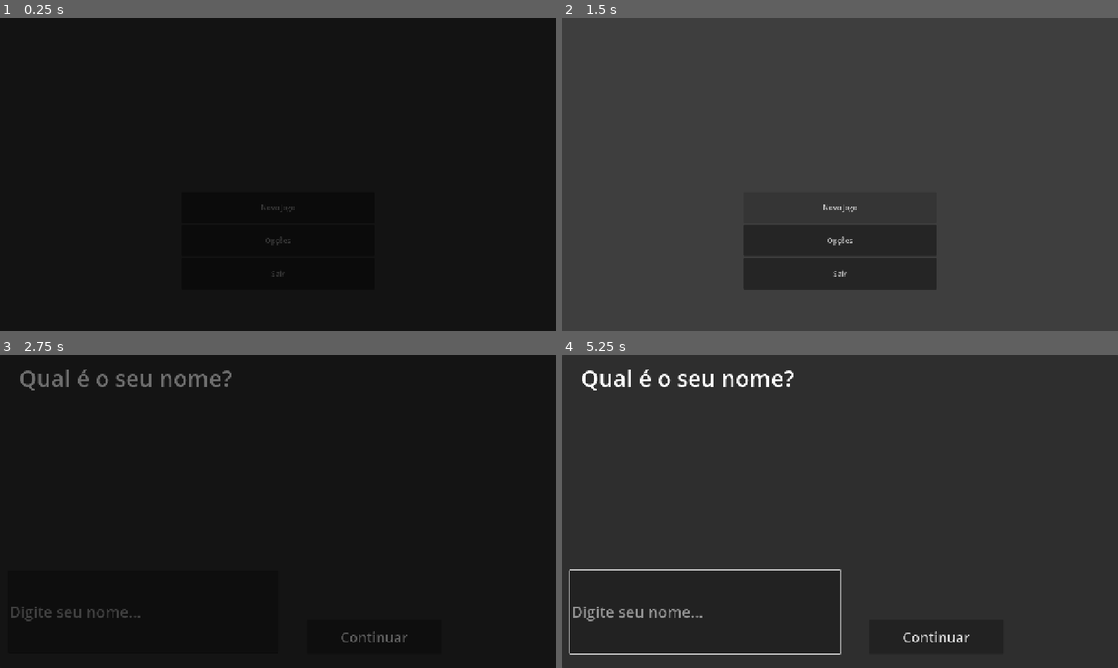
Above: before the commit, frames 1-4 (two rows, left to right).
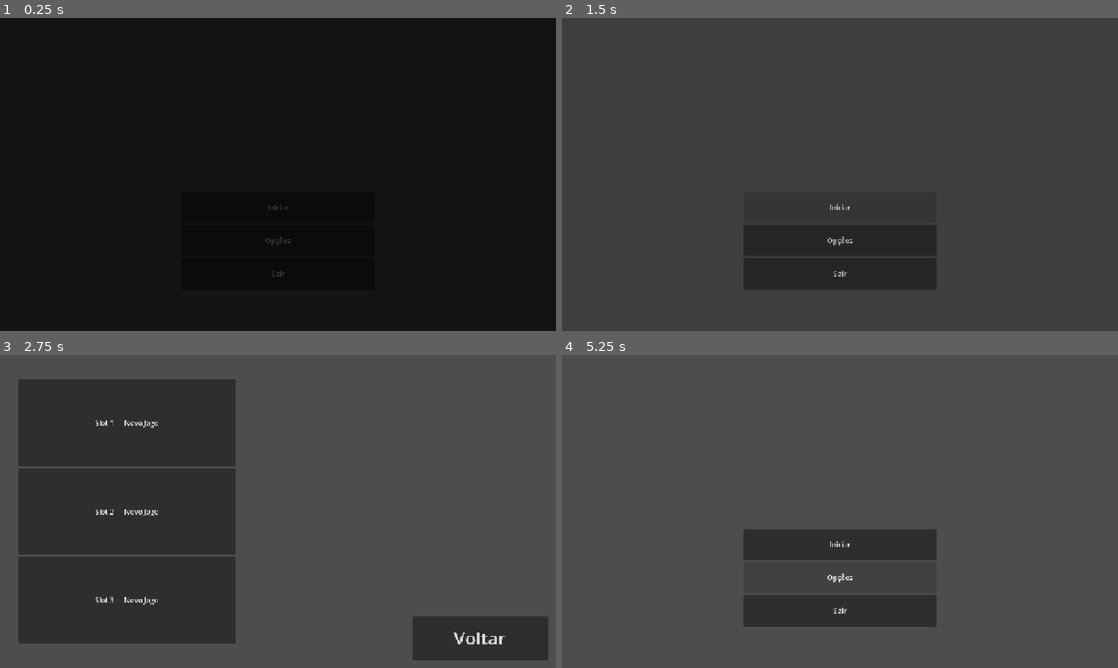
Above: after the commit, the same moments.

Repository: iMnth4sK/Day-by-Day
Game: Godot game, scene res://Scenes/Main Menu/MainMenu.tscn
Two runs of this game, one before a commit and one after it. Both use one fixed random seed, a clock stepped at 60 frames per second and the inputs below.
Inputs (mouse positions are in pixels of both pictures, inside the frame that each line leads up to):
- Up to frame 1 (0.25 s): no input
- Up to frame 2 (1.5 s): click (840, 208) at 0.5 s, where only the run after the commit has a clickable "Iniciar"; click (840, 208) at 1.25 s, where only the run after the commit has a clickable "Iniciar"
- Up to frame 3 (2.75 s): click (278, 545) at 2 s, where only the run before the commit has a clickable "Novo Jogo"
- Up to frame 4 (5.25 s): click (934, 636) at 2.75 s, where only the run before the commit has a clickable "Continuar"; click (1040, 636) at 3.5 s, where only the run after the commit has a clickable "Voltar"; tap Enter (ui_accept) at 4.25, 4.52 s; hold D (move_right) 4.28-5 s; hold E (interact) 4.28-5 s; click (840, 577) at 5 s, where only the run after the commit has a clickable "Opções"

The runs differ from the first frame. In frame 1, less than 0.1% of the frame differs, in the area x 47-53%, y 59-62%; in frame 2, less than 0.1%; in frame 3, 99%, in the area x 0-100%, y 0-100%; in frame 4, 91%.

Commit message:
melhorei o sistema de save, criei um debug pro f5 pra testes, fiz um menu de saves, e resolvi varios bugs

Diff:
--- /dev/null
+++ b/SaveSelect.gd
@@ -0,0 +1,94 @@
+extends Control
+
+@onready var slot1 = $VBoxContainer/HBoxContainer/Slot1
+@onready var slot2 = $VBoxContainer/HBoxContainer2/Slot2
+@onready var slot3 = $VBoxContainer/HBoxContainer3/Slot3
+@onready var del_slot1 = $VBoxContainer/HBoxContainer/DelSlot1
+@onready var del_slot2 = $VBoxContainer/HBoxContainer2/DelSlot2
+@onready var del_slot3 = $VBoxContainer/HBoxContainer3/DelSlot3
+@onready var delete_confirm = $DeleteConfirm
+
+var slot_to_delete := -1
+
+func _ready():
+	update_slots()
+
+func _on_slot_1_pressed() -> void:
+	enter_slot(1)
+
+func _on_slot_2_pressed() -> void:
+	enter_slot(2)
+
+func _on_slot_3_pressed() -> void:
+	enter_slot(3)
+
+func update_slots():
+	update_button(slot1, del_slot1, 1)
+	update_button(slot2, del_slot2, 2)
+	update_button(slot3, del_slot3, 3)
+
+func update_button(button, del_button, slot):
+
+	var path = "user://save_%d.dat" % slot
+
+	var exists = FileAccess.file_exists(path)
+
+	del_button.visible = exists
+
+	if exists:
+
+		var file = FileAccess.open(path, FileAccess.READ)
+		var data = file.get_var()
+		file.close()
+
+		button.text = "Slot %d | %s | Dia %d | Idade %d" % [
+			slot,
+			data["player_name"],
+			data["time"]["day"],
+			data["time"]["age"]
+		]
+
+	else:
+		button.text = "Slot %d — Novo Jogo" % slot
+
+func _on_del_slot_1_pressed() -> void:
+	ask_delete(1)
+
+func _on_del_slot_2_pressed() -> void:
+	ask_delete(2)
+
+func _on_del_slot_3_pressed() -> void:
+	ask_delete(3)
+
+func enter_slot(slot):
+
+	GameManager.current_slot = slot
+
+	var path = GameManager.get_save_path()
+
+	if FileAccess.file_exists(path):
+		GameManager.load_game()
+		get_tree().change_scene_to_file("res://Scenes/Main Menu/Loading.tscn")
+	else:
+		GameManager.reset_data()
+		get_tree().change_scene_to_file("res://Scenes/Player/NamePlayer.tscn")
+
+func delete_slot(slot):
+
+	GameManager.delete_save(slot)
+
+	if GameManager.current_slot == slot:
+		GameManager.reset_data()
+
+	update_slots()
+
+func ask_delete(slot):
+
+	slot_to_delete = slot
+	delete_confirm.popup_centered()
+
+func _on_delete_confirm_confirmed():
+	delete_slot(slot_to_delete)
+
+func _on_back_button_pressed() -> void:
+	get_tree().change_scene_to_file("res://Scenes/Main Menu/MainMenu.tscn")
--- a/Scenes/Main Menu/MainMenu.tscn
+++ b/Scenes/Main Menu/MainMenu.tscn
@@ -29,10 +29,10 @@
 grow_vertical = 0
 pivot_offset = Vector2(5.87, 0)
 
-[node name="NovoJogo" type="Button" parent="VBoxContainer" unique_id=1354825930]
+[node name="Iniciar" type="Button" parent="VBoxContainer" unique_id=1354825930]
 layout_mode = 2
 size_flags_vertical = 3
-text = "Novo Jogo"
+text = "Iniciar"
 
 [node name="Opções" type="Button" parent="VBoxContainer" unique_id=2132673183]
 layout_mode = 2
@@ -44,6 +44,7 @@
 size_flags_vertical = 3
 text = "Sair"
 
-[connection signal="pressed" from="VBoxContainer/NovoJogo" to="." method="_on_novo_jogo_pressed"]
+[connection signal="pressed" from="VBoxContainer/Iniciar" to="." method="_on_novo_jogo_pressed"]
+[connection signal="pressed" from="VBoxContainer/Iniciar" to="." method="_on_iniciar_pressed"]
 [connection signal="pressed" from="VBoxContainer/Opções" to="." method="_on_opções_pressed"]
 [connection signal="pressed" from="VBoxContainer/Sair" to="." method="_on_sair_pressed"]
--- /dev/null
+++ b/Scenes/Main Menu/SaveSelect.tscn
@@ -0,0 +1,102 @@
+[gd_scene format=3 uid="uid://duys3qqg8gs8i"]
+
+[ext_resource type="Script" uid="uid://boq6whqxw1aai" path="res://SaveSelect.gd" id="1_ke4f6"]
+
+[node name="Control" type="Control" unique_id=1576203268]
+layout_mode = 3
+anchors_preset = 15
+anchor_right = 1.0
+anchor_bottom = 1.0
+grow_horizontal = 2
+grow_vertical = 2
+script = ExtResource("1_ke4f6")
+
+[node name="BackButton" type="Button" parent="." unique_id=1800370601]
+layout_mode = 0
+offset_left = 949.0
+offset_top = 601.0
+offset_right = 1262.0
+offset_bottom = 702.0
+size_flags_horizontal = 4
+size_flags_vertical = 6
+theme_override_font_sizes/font_size = 41
+text = "Voltar"
+
+[node name="VBoxContainer" type="VBoxContainer" parent="." unique_id=1540785755]
+layout_mode = 1
+anchors_preset = 4
+anchor_top = 0.5
+anchor_bottom = 0.5
+offset_left = 42.0
+offset_top = -304.0
+offset_right = 704.0
+offset_bottom = 304.0
+grow_vertical = 2
+
+[node name="HBoxContainer" type="HBoxContainer" parent="VBoxContainer" unique_id=861212255]
+layout_mode = 2
+
+[node name="Slot1" type="Button" parent="VBoxContainer/HBoxContainer" unique_id=1282466177]
+custom_minimum_size = Vector2(500, 200)
+layout_mode = 2
+size_flags_horizontal = 4
+size_flags_vertical = 6
+
+[node name="DelSlot1" type="Button" parent="VBoxContainer/HBoxContainer" unique_id=1433979406]
+custom_minimum_size = Vector2(120, 50)
+layout_mode = 2
+size_flags_horizontal = 2
+size_flags_vertical = 4
+action_mode = 0
+text = "Apagar save 1"
+
+[node name="HBoxContainer2" type="HBoxContainer" parent="VBoxContainer" unique_id=1658790224]
+layout_mode = 2
+
+[node name="Slot2" type="Button" parent="VBoxContainer/HBoxContainer2" unique_id=1964376264]
+custom_minimum_size = Vector2(500, 200)
+layout_mode = 2
+size_flags_horizontal = 4
+size_flags_vertical = 6
+
+[node name="DelSlot2" type="Button" parent="VBoxContainer/HBoxContainer2" unique_id=1854195707]
+custom_minimum_size = Vector2(120, 50)
+layout_mode = 2
+size_flags_horizontal = 0
+size_flags_vertical = 4
+action_mode = 0
+text = "Apagar save 2"
+
+[node name="HBoxContainer3" type="HBoxContainer" parent="VBoxContainer" unique_id=1418980253]
+layout_mode = 2
+
+[node name="Slot3" type="Button" parent="VBoxContainer/HBoxContainer3" unique_id=1324667410]
+custom_minimum_size = Vector2(500, 200)
+layout_mode = 2
+size_flags_horizontal = 4
+size_flags_vertical = 6
+
+[node name="DelSlot3" type="Button" parent="VBoxContainer/HBoxContainer3" unique_id=498007222]
+custom_minimum_size = Vector2(120, 50)
+layout_mode = 2
+size_flags_horizontal = 4
+size_flags_vertical = 4
+action_mode = 0
+text = "Apagar save 3"
+
+[node name="DeleteConfirm" type="ConfirmationDialog" parent="." unique_id=1970598742]
+oversampling_override = 1.0
+title = "Apagar Save"
+position = Vector2i(0, 36)
+size = Vector2i(339, 106)
+dialog_text = "Tem certeza que deseja apagar este save?
+Essa ação não pode ser desfeita."
+
+[connection signal="pressed" from="BackButton" to="." method="_on_back_button_pressed"]
+[connection signal="pressed" from="VBoxContainer/HBoxContainer/Slot1" to="." method="_on_slot_1_pressed"]
+[connection signal="pressed" from="VBoxContainer/HBoxContainer/DelSlot1" to="." method="_on_del_slot_1_pressed"]
+[connection signal="pressed" from="VBoxContainer/HBoxContainer2/Slot2" to="." method="_on_slot_2_pressed"]
+[connection signal="pressed" from="VBoxContainer/HBoxContainer2/DelSlot2" to="." method="_on_del_slot_2_pressed"]
+[connection signal="pressed" from="VBoxContainer/HBoxContainer3/Slot3" to="." method="_on_slot_3_pressed"]
+[connection signal="pressed" from="VBoxContainer/HBoxContainer3/DelSlot3" to="." method="_on_del_slot_3_pressed"]
+[connection signal="confirmed" from="DeleteConfirm" to="." method="_on_delete_confirm_confirmed"]
--- a/Scenes/Player/NamePlayer.tscn
+++ b/Scenes/Player/NamePlayer.tscn
@@ -50,6 +50,8 @@
 offset_bottom = 687.0
 theme_override_font_sizes/font_size = 35
 placeholder_text = "Digite seu nome..."
+deselect_on_focus_loss_enabled = false
+caret_blink = true
 
 [node name="Button" type="Button" parent="." unique_id=1954561891]
 layout_mode = 0
@@ -60,4 +62,5 @@
 theme_override_font_sizes/font_size = 32
 text = "Continuar"
 
+[connection signal="text_changed" from="LineEdit" to="." method="_on_line_edit_text_changed"]
 [connection signal="pressed" from="Button" to="." method="_on_button_pressed"]
--- a/Scenes/Player/player.tscn
+++ b/Scenes/Player/player.tscn
@@ -1251,8 +1251,8 @@
 shape = SubResource("CapsuleShape2D_cvnsp")
 
 [node name="AnimatedSprite2D" type="AnimatedSprite2D" parent="." unique_id=283750472]
-position = Vector2(0, -4)
-scale = Vector2(1.7926407, 1.6353514)
+position = Vector2(0.17056227, -1.9171896)
+scale = Vector2(1.7713205, 1.5051758)
 sprite_frames = SubResource("SpriteFrames_3smsa")
 animation = &"run_a+s"
 autoplay = "idle"
--- a/Scripts/DataBase/GameManager.gd
+++ /dev/null
@@ -1,42 +0,0 @@
-extends Node
-
-# Nome do arquivo de save que será criado no PC do usuário
-const SAVE_PATH = "user://save_game.dat"
-
-# Sua Base de Dados (Dicionário com tudo que você quer salvar)
-var database = {
-	"player_name": "",
-	"itens_coletados": 0,
-	"npc_conversa_concluida": false,
-	"posicao_player": Vector2.ZERO
-}
-func reset_data():
-	database = {
-		"player_name": "",
-		"itens_coletados": 0,
-		"npc_conversa_concluida": false,
-		"posicao_player": Vector2.ZERO
-	}
-
-func _ready():
-	# Assim que o jogo abre, ele tenta carregar o progresso anterior
-	load_game()
-
-# FUNÇÃO PARA SALVAR: Pega o que está na memória e escreve no disco
-func save_game():
-	var file = FileAccess.open(SAVE_PATH, FileAccess.WRITE)
-	if file:
-		file.store_var(database)
-		file.close()
-		print("Sistema: Dados salvos no disco com sucesso!")
-
-# FUNÇÃO PARA CARREGAR: Lê o arquivo do disco e coloca na memória
-func load_game():
-	if FileAccess.file_exists(SAVE_PATH):
-		var file = FileAccess.open(SAVE_PATH, FileAccess.READ)
-		if file:
-			database = file.get_var()
-			file.close()
-			print("Sistema: Dados carregados com sucesso!")
-	else:
-		print("Sistema: Nenhum save encontrado. Iniciando novo banco de dados.")
--- a/Scripts/Main Menu/MainMenuButtons.gd
+++ b/Scripts/Main Menu/MainMenuButtons.gd
@@ -1,35 +1,24 @@
 extends Control
 
 @onready var transition = $Transition
-@onready var novo_jogo_button = $VBoxContainer/NovoJogo
+@onready var iniciar_button = $VBoxContainer/Iniciar
+
 
 func _ready() -> void:
 	transition.fade_in()
 
-	if FileAccess.file_exists(GameManager.SAVE_PATH):
-		novo_jogo_button.text = "Continuar"
-	else:
-		novo_jogo_button.text = "Novo Jogo"
 
 func _on_sair_pressed() -> void:
 	await transition.fade_out()
 	get_tree().quit()
 
+
 func _on_opções_pressed() -> void:
 	pass
 
-func _on_novo_jogo_pressed() -> void:
+
+func _on_iniciar_pressed() -> void:
 	await transition.fade_out()
 
-	# SE EXISTE SAVE
-	if FileAccess.file_exists(GameManager.SAVE_PATH):
-		GameManager.load_game()
-
-		get_tree().change_scene_to_file("res://Scenes/Main Menu/Loading.tscn")
-
-	# SE NÃO EXISTE SAVE
-	else:
-
-		GameManager.reset_data()
-
-		get_tree().change_scene_to_file("res://Scenes/Player/NamePlayer.tscn")
+	# 🔥 vai pra tela de slots (ela decide tudo)
+	get_tree().change_scene_to_file("res://Scenes/Main Menu/SaveSelect.tscn")
--- /dev/null
+++ b/Scripts/Main Menu/SaveSelect.gd
@@ -0,0 +1,11 @@
+extends Node2D
+
+
+# Called when the node enters the scene tree for the first time.
+func _ready() -> void:
+	pass # Replace with function body.
+
+
+# Called every frame. 'delta' is the elapsed time since the previous frame.
+func _process(delta: float) -> void:
+	pass
--- a/Scripts/Player/NomePlayer.gd
+++ b/Scripts/Player/NomePlayer.gd
@@ -27,3 +27,11 @@
 	await transition.fade_out()
 
 	get_tree().change_scene_to_file("res://Scenes/Main Menu/Loading.tscn")
+
+const MAX_NAME_LENGTH = 12
+#maximo de letras = 12
+
+func _on_line_edit_text_changed(new_text: String) -> void:
+	if new_text.length() > MAX_NAME_LENGTH:
+		$LineEdit.text = new_text.left(MAX_NAME_LENGTH)
+		$LineEdit.caret_column = MAX_NAME_LENGTH
--- a/Scripts/Player/player.gd
+++ b/Scripts/Player/player.gd
@@ -24,11 +24,33 @@
 @onready var stamina_bar = $StaminaBar
 var sprite_base_y: float
 
+func save_player_data():
+	print("PLAYER SALVANDO:", global_position)
+	GameManager.database["posicao_player"] = global_position
+
 func _ready():
+
 	sprite_base_y = anim.position.y
+
 	stamina_bar.max_value = max_stamina
 	stamina_bar.value = current_stamina
 	stamina_bar.hide()
+
+	var pos = GameManager.database.get("posicao_player", null)
+
+	if pos is Vector2:
+		global_position = pos
+	else:
+		global_position = Vector2.ZERO
+
+	# força atualização imediata da câmera
+	reset_physics_interpolation()
+
+	var camera = get_viewport().get_camera_2d()
+	if camera:
+		camera.reset_smoothing()
+
+	GameManager.game_ready = true
 
 func _physics_process(delta):
 	var input_dir = Input.get_vector("move_left", "move_right", "move_up", "move_down")
--- /dev/null
+++ b/Scripts/Principal/principal.gd
@@ -0,0 +1,5 @@
+extends Node
+
+func _ready():
+	await get_tree().process_frame
+	queue_free()
--- a/Scripts/UI/PauseUI.gd
+++ b/Scripts/UI/PauseUI.gd
@@ -48,10 +48,13 @@
 	_show_main_menu()
 
 func _on_sair_do_jogo_pressed():
+	GameManager.save_game()
 	await transition.fade_out()
 	get_tree().quit()
 
 func _on_menu_principal_pressed() -> void:
-	get_tree().paused = false # IMPORTANTE: Despausa antes de mudar de cena
+	GameManager.save_game()
+	await get_tree().process_frame
+	get_tree().paused = false
 	await transition.fade_out()
-	get_tree().change_scene_to_file("res://scenes/Main Menu/MainMenu.tscn")
+	get_tree().change_scene_to_file("res://Scenes/Main Menu/MainMenu.tscn")
--- /dev/null
+++ b/Scripts/singletons/GameManager.gd
@@ -0,0 +1,88 @@
+extends Node
+
+# SLOT ATUAL
+var current_slot := 1
+
+func get_save_path():
+	return "user://save_%d.dat" % current_slot
+
+
+# =========================
+# DATABASE
+# =========================
+var database = {}
+
+func reset_data():
+	database = {
+		"player_name": "",
+		"itens_coletados": 0,
+		"npc_conversa_concluida": false,
+		"posicao_player": Vector2.ZERO,
+
+		"time": {
+			"day": 1,
+			"year": 1,
+			"age": 6,
+			"life_stage": "child"
+		}
+	}
+
+
+# =========================
+# SAVE
+# =========================
+func save_game():
+
+	# 1️⃣ pega player primeiro
+	var player = get_tree().get_first_node_in_group("player")
+
+	if player:
+		player.save_player_data()
+
+	# 2️⃣ garante que o valor foi atualizado
+	print("Posição sendo salva:", database["posicao_player"])
+
+	# 3️⃣ salva tempo
+	database["time"] = GameTime.get_save_data()
+
+	# 4️⃣ escreve no disco
+	var file = FileAccess.open(get_save_path(), FileAccess.WRITE)
+
+	if file:
+		file.store_var(database)
+		file.close()
+		print("SAVE OK SLOT", current_slot)
+
+
+# =========================
+# LOAD
+# =========================
+func load_game():
+
+	var path = get_save_path()
+
+	if not FileAccess.file_exists(path):
+		print("Save não existe → criando novo")
+		reset_data()
+		save_game()
+		return
+
+	var file = FileAccess.open(path, FileAccess.READ)
+
+	if file:
+		database = file.get_var()
+		file.close()
+		print("SAVE SLOT", current_slot, "CARREGADO!")
+
+
+# =========================
+# DELETE
+# =========================
+func delete_save(slot:int):
+
+	var path = "user://save_%d.dat" % slot
+
+	if FileAccess.file_exists(path):
+		DirAccess.remove_absolute(path)
+		print("Save", slot, "apagado")
+var game_ready := false
--- /dev/null
+++ b/Scripts/singletons/GameTime.gd
@@ -0,0 +1,88 @@
+extends Node
+
+func _ready():
+	load_from_save()
+	print("SAVE CARREGADO -> Dia:", day, "Idade:", age)
+
+func load_from_save():
+	if GameManager.database.has("time"):
+		load_save_data(GameManager.database["time"])
+	else:
+		GameManager.database["time"] = get_save_data()
+
+signal day_passed
+signal age_changed
+signal life_stage_changed
+
+var day := 1
+var year := 1
+var age := 6
+var life_stage := "child"
+
+const DAYS_PER_YEAR := 365
+
+
+func next_day():
+
+	day += 1
+	print("Dia atual:", day)
+
+	if day > DAYS_PER_YEAR:
+		day = 1
+		year += 1
+		age += 1
+		emit_signal("age_changed", age)
+		update_life_stage()
+
+	emit_signal("day_passed")
+	save_game()
+
+
+func update_life_stage():
+
+	var previous_stage = life_stage
+
+	if age >= 18:
+		life_stage = "adult"
+	elif age >= 12:
+		life_stage = "teen"
+	else:
+		life_stage = "child"
+
+	if previous_stage != life_stage:
+		emit_signal("life_stage_changed", life_stage)
+
+
+# SAVE INTEGRATION
+func get_save_data():
+	return {
+		"day": day,
+		"year": year,
+		"age": age,
+		"life_stage": life_stage
+	}
+
+
+func load_save_data(data):
+	day = data["day"]
+	year = data["year"]
+	age = data["age"]
+	life_stage = data["life_stage"]
+
+func save_game():
+	if GameManager:
+		GameManager.database["time"] = get_save_data()
+		GameManager.save_game()
+
+func _input(event):
+	if event.is_action_pressed("debug_next_day"):
+		next_day()
+
+func reset_time():
+
+	day = 1
+	year = 1
+	age = 6
+	life_stage = "child"
+
+	print("Tempo resetado!")
--- a/project.godot
+++ b/project.godot
@@ -17,6 +17,7 @@
 [autoload]
 
 GameManager="*uid://6ipnhyfsv3o6"
+GameTime="*uid://bjlkktjbaecsa"
 
 [display]
 
@@ -65,6 +66,11 @@
 "events": [Object(InputEventKey,"resource_local_to_scene":false,"resource_name":"","device":-1,"window_id":0,"alt_press …(192 unchanged characters)…
 ]
 }
+debug_next_day={
+"deadzone": 0.2,
+"events": [Object(InputEventKey,"resource_local_to_scene":false,"resource_name":"","device":0,"window_id":0,"alt_pressed":false,"shift_pressed":false,"ctrl_pressed":false,"meta_pressed":false,"pressed":false,"keycode":0,"physical_keycode":4194336,"key_label":0,"unicode":0,"location":0,"echo":false,"script":null)
+]
+}
 
 [physics]
 
Binary file added: Assets/54324.png
Not shown, added: Assets/54324.png.import
Binary file added: Assets/images (2).png
Not shown, added: Assets/images (2).png.import
Not shown, added: SaveSelect.gd.uid
Not shown, changed: Scenes/Jogo principal/principal.tscn
Not shown, added: Scripts/Main Menu/SaveSelect.gd.uid
Not shown, added: Scripts/Principal/principal.gd.uid
Renamed: Scripts/DataBase/GameManager.gd.uid -> Scripts/singletons/GameManager.gd.uid
Not shown, added: Scripts/singletons/GameTime.gd.uid
